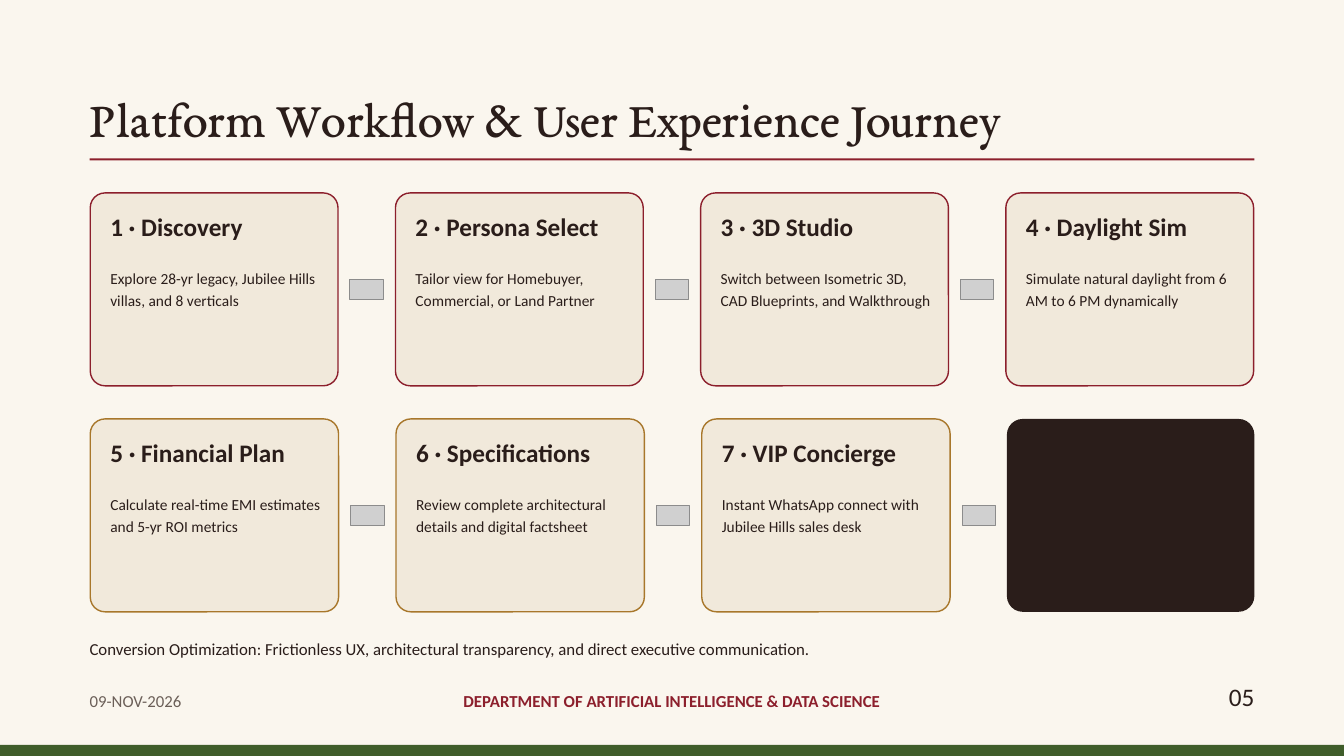
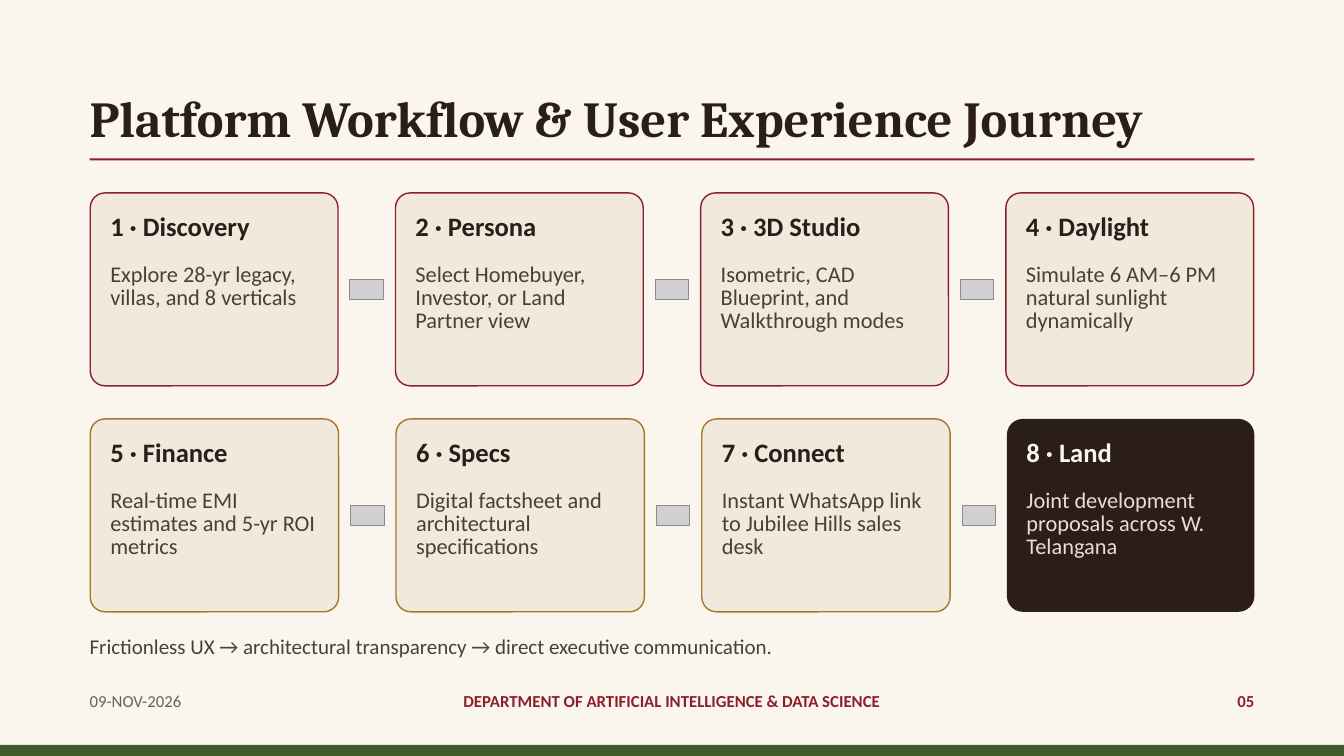
Before and after one commit to vroom0456/tirumala_meadows, a slide deck: slide 5 of Tirumala_Meadows_Internship_Presentation.pptx. Drawn at 1344x756 pixels with LibreOffice and Linux fonts; fonts in the diff are those of the drawing; grey boxes stand for pictures. Boxes give left, top, right and bottom in pixels: in the first picture for what was removed or moved away, otherwise in the second. Text is boxed around its words. In the diff, an @@ line names an element or a change of style, - is before the commit and + after.

Commit message:
fix: Rebuild slides 5-8 with run-level formatting, concise text, and balanced layout

```diff
--- a/Tirumala_Meadows_Internship_Presentation.pptx
+++ b/Tirumala_Meadows_Internship_Presentation.pptx
@@ title "Platform Workflow & User Experience ..." at (x1=90, y1=101, x2=1143, y2=148): font EB Garamond to Cambria, bold on @@
@@ text "1 · Discovery" at (x1=110, y1=217, x2=250, y2=240): size 18 to 19 pt @@
@@ text at (x1=415, y1=218, x2=536, y2=236): text changed; size 18 to 19 pt @@
-2 · Persona Select
+2 · Persona
@@ text "3 · 3D Studio" at (x1=721, y1=217, x2=860, y2=236): size 18 to 19 pt @@
@@ text at (x1=1026, y1=217, x2=1149, y2=241): text changed; size 18 to 19 pt @@
-4 · Daylight Sim
+4 · Daylight
@@ text at (x1=110, y1=266, x2=296, y2=308): text changed; size 11 to 16 pt; text colour #2A1D1A to #4A3F3A @@
-Explore 28-yr legacy, Jubilee Hills villas, and 8 verticals
+Explore 28-yr legacy, villas, and 8 verticals
@@ text at (x1=415, y1=266, x2=585, y2=328): text changed; size 11 to 16 pt; text colour #2A1D1A to #4A3F3A @@
-Tailor view for Homebuyer, Commercial, or Land Partner
+Select Homebuyer, Investor, or Land Partner view
@@ text at (x1=721, y1=266, x2=904, y2=332): text changed; size 11 to 16 pt; text colour #2A1D1A to #4A3F3A @@
-Switch between Isometric 3D, CAD Blueprints, and Walkthrough
+Isometric, CAD Blueprint, and Walkthrough modes
@@ text at (x1=1026, y1=266, x2=1217, y2=332): text changed; size 11 to 16 pt; text colour #2A1D1A to #4A3F3A @@
-Simulate natural daylight from 6 AM to 6 PM dynamically
+Simulate 6 AM–6 PM natural sunlight dynamically
@@ text at (x1=110, y1=443, x2=228, y2=462): text changed; size 18 to 19 pt @@
-5 · Financial Plan
+5 · Finance
@@ text at (x1=416, y1=444, x2=511, y2=466): text changed; size 18 to 19 pt @@
-6 · Specifications
+6 · Specs
@@ text at (x1=722, y1=444, x2=844, y2=462): text changed; size 18 to 19 pt @@
-7 · VIP Concierge
+7 · Connect
@@ text added at (x1=1026, y1=443, x2=1112, y2=462), 19 pt, text #FAF6EE, bold @@
+8 · Land
@@ text at (x1=110, y1=492, x2=315, y2=554): text changed; size 11 to 16 pt; text colour #2A1D1A to #4A3F3A @@
-Calculate real-time EMI estimates and 5-yr ROI metrics
+Real-time EMI estimates and 5-yr ROI metrics
@@ text at (x1=416, y1=492, x2=602, y2=558): text changed; size 11 to 16 pt; text colour #2A1D1A to #4A3F3A @@
-Review complete architectural details and digital factsheet
+Digital factsheet and architectural specifications
@@ text at (x1=722, y1=492, x2=921, y2=554): text changed; size 11 to 16 pt; text colour #2A1D1A to #4A3F3A @@
-Instant WhatsApp connect with Jubilee Hills sales desk
+Instant WhatsApp link to Jubilee Hills sales desk
@@ text added at (x1=1026, y1=492, x2=1204, y2=558), 16 pt, text #E9DFCC @@
+Joint development proposals across W. Telangana
@@ text at (x1=90, y1=639, x2=772, y2=658): text changed; size 12 to 15 pt; text colour #2A1D1A to #4A3F3A @@
-Conversion Optimization: Frictionless UX, architectural transparency, and direct executive communication.
+Frictionless UX → architectural transparency → direct executive communication.
@@ text "05" at (x1=1237, y1=696, x2=1254, y2=707): size 18 to 12 pt, text colour #2A1D1A to #8C1F2C, bold on @@
```
Also in this commit, not shown: 7 other slides changed, 1 other file.
